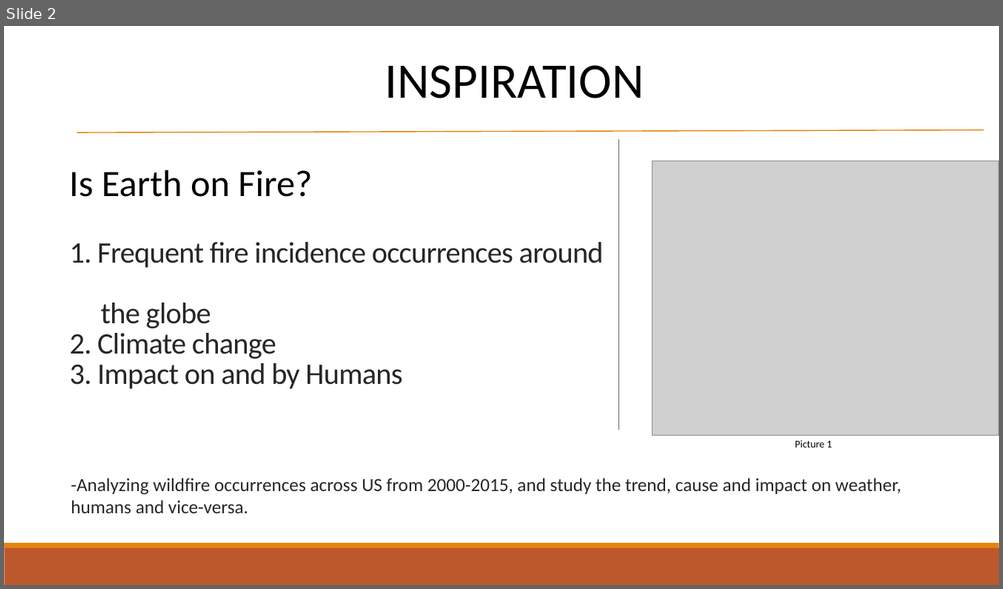
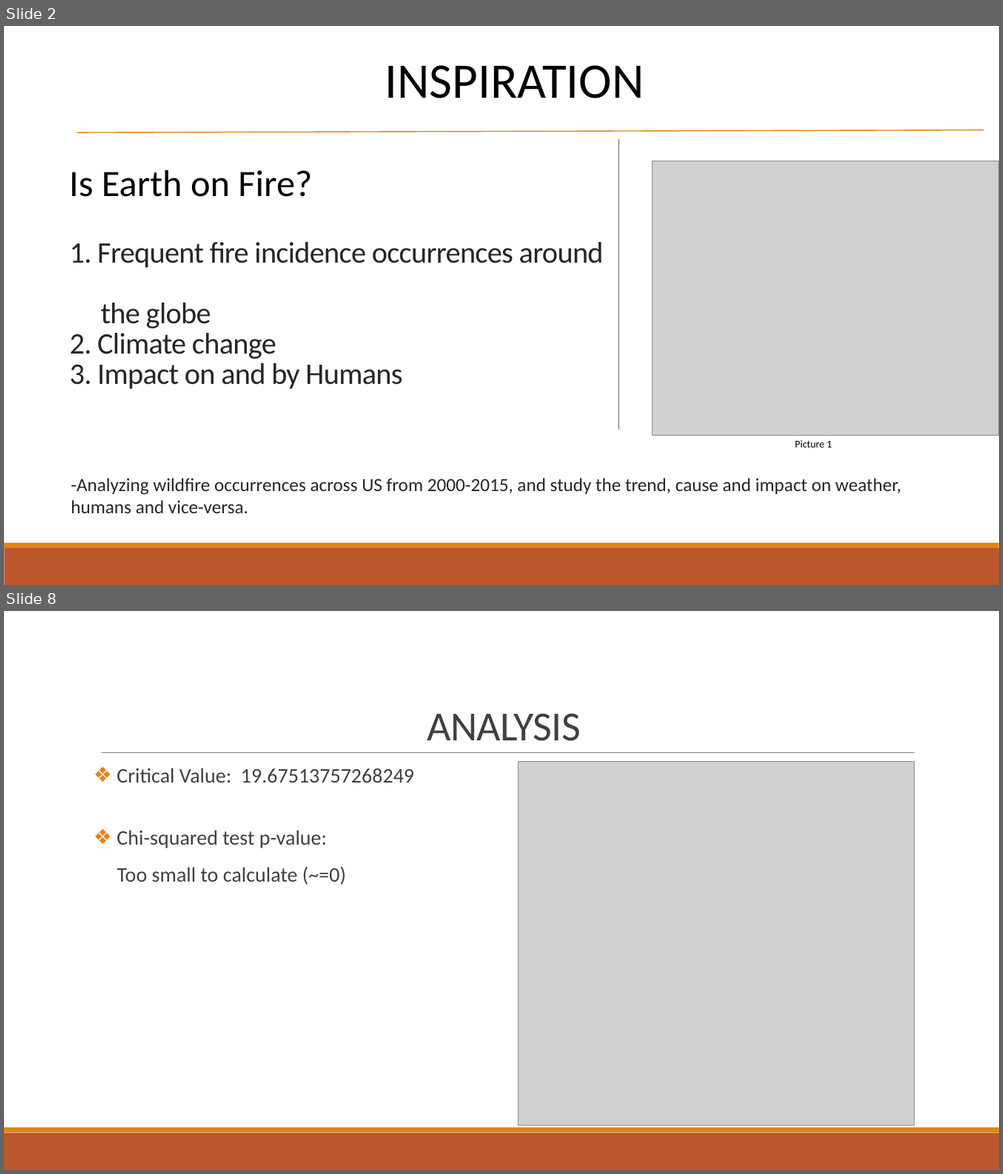
Before and after one commit to mturnell001/Project-1, a slide deck: US Wildfire presentation.pptx. Shown one above the other, each under a label of ours: slide 2 before the commit, slides 2 and 8 after it; the slides between them are not shown. The pictures are 1003x589 and 1003x1174 pixels, drawn with LibreOffice and Linux fonts; fonts in the diff are those of the drawing; grey boxes stand for pictures. Boxes give left, top, right and bottom in pixels: in the first picture for what was removed or moved away, otherwise in the second. Text is boxed around its words. In the diff, an @@ line names an element or a change of style, - is before the commit and + after.

```diff
--- a/US Wildfire presentation.pptx
+++ b/US Wildfire presentation.pptx
@@ slide 8 added at (4,611,999,1170), background #FFFFFF @@
@@ title added at (427,713,580,741), 40 pt, text #404040 @@
+ANALYSIS
@@ line added from (102, 753) to (915, 753), #808080 0.5 pt @@
@@ picture added at (518,762,914,1126) @@
@@ text added at (116,768,414,885), 20 pt, text #404040 @@
+❖ Critical Value: 19.67513757268249
+❖ Chi-squared test p-value:
+Too small to calculate (~=0)
@@ rectangle added at (4,1133,999,1170), fill #BD582C @@
@@ rectangle added at (4,1128,999,1133), fill #E48312 @@
```
Also in this commit, not shown: 7 slides changed, 2 other slides added, 2 slides removed.
